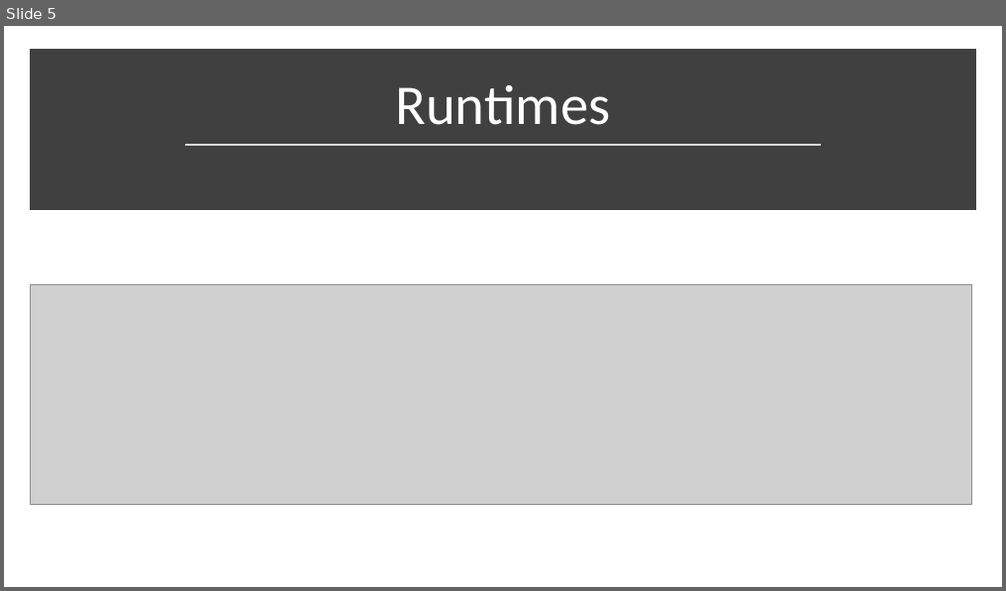
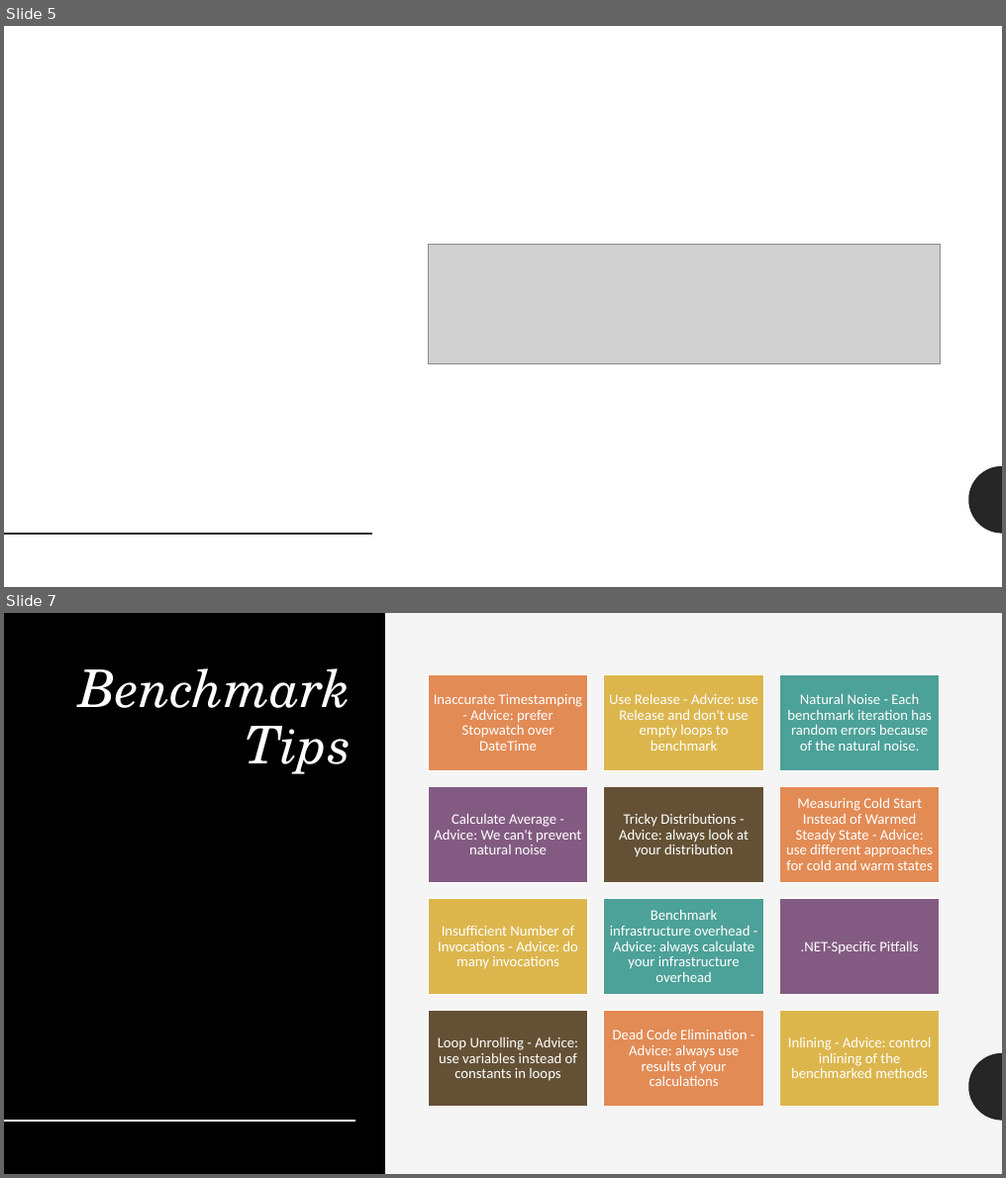
Before and after one commit to sheltertake/dotbench-workshop, a slide deck: Workshop.pptx. Shown one above the other, each under a label of ours: slide 5 before the commit, slides 5 and 7 after it; the slides between them are not shown. The pictures are 1006x591 and 1006x1178 pixels, drawn with LibreOffice and Linux fonts; fonts in the diff are those of the drawing; grey boxes stand for pictures. Boxes give left, top, right and bottom in pixels: in the first picture for what was removed or moved away, otherwise in the second. Text is boxed around its words. In the diff, an @@ line names an element or a change of style, - is before the commit and + after.

Commit message:
benchmark dotnet why

```diff
--- a/Workshop.pptx
+++ b/Workshop.pptx
@@ slide 7 added at <box>4,613,1002,1174</box>, background #F5F5F5; not listed: 2 template elements that a slide beside it also shows @@
@@ rectangle added at <box>4,613,385,1174</box>, fill #000000 @@
@@ title added at <box>78,668,350,774</box>, 50 pt, text #FFFFFF, italic @@
+Benchmark Tips
@@ group added at <box>429,675,940,1107</box>: 12 rectangles, 12 texts @@
+Inaccurate Timestamping - Advice: prefer Stopwatch over DateTime
+Use Release - Advice: use Release and don't use empty loops to benchmark
+Natural Noise - Each benchmark iteration has random errors because of the natural noise.
+Calculate Average - Advice: We can't prevent natural noise
+Tricky Distributions - Advice: always look at your distribution
+Measuring Cold Start Instead of Warmed Steady State - Advice: use different approaches for cold and warm states
+Insufficient Number of Invocations - Advice: do many invocations
+Benchmark infrastructure overhead - Advice: always calculate your infrastructure overhead
+.NET-Specific Pitfalls
+Loop Unrolling - Advice: use variables instead of constants in loops
+Dead Code Elimination - Advice: always use results of your calculations
+Inlining - Advice: control inlining of the benchmarked methods
@@ line added from (4, 1121) to (355, 1121), #FFFFFF 2 pt @@
@@ slide 5 changed as well @@
@@ rectangle removed at <box>35,55,971,205</box> @@
@@ title removed at <box>395,85,610,125</box> @@
-Runtimes
@@ line removed from (185, 144) to (822, 144) @@
@@ picture: place and size @@
-picture at <box>30,285,971,504</box>
+picture at <box>429,245,940,364</box>
@@ freeform shape added at <box>969,467,1002,534</box>, fill #262626 @@
@@ line added from (4, 534) to (372, 534), #262626 2 pt @@
```
Also in this commit, not shown: 4 other slides changed, 1 other slide added, 1 slide removed, 9 other files.
